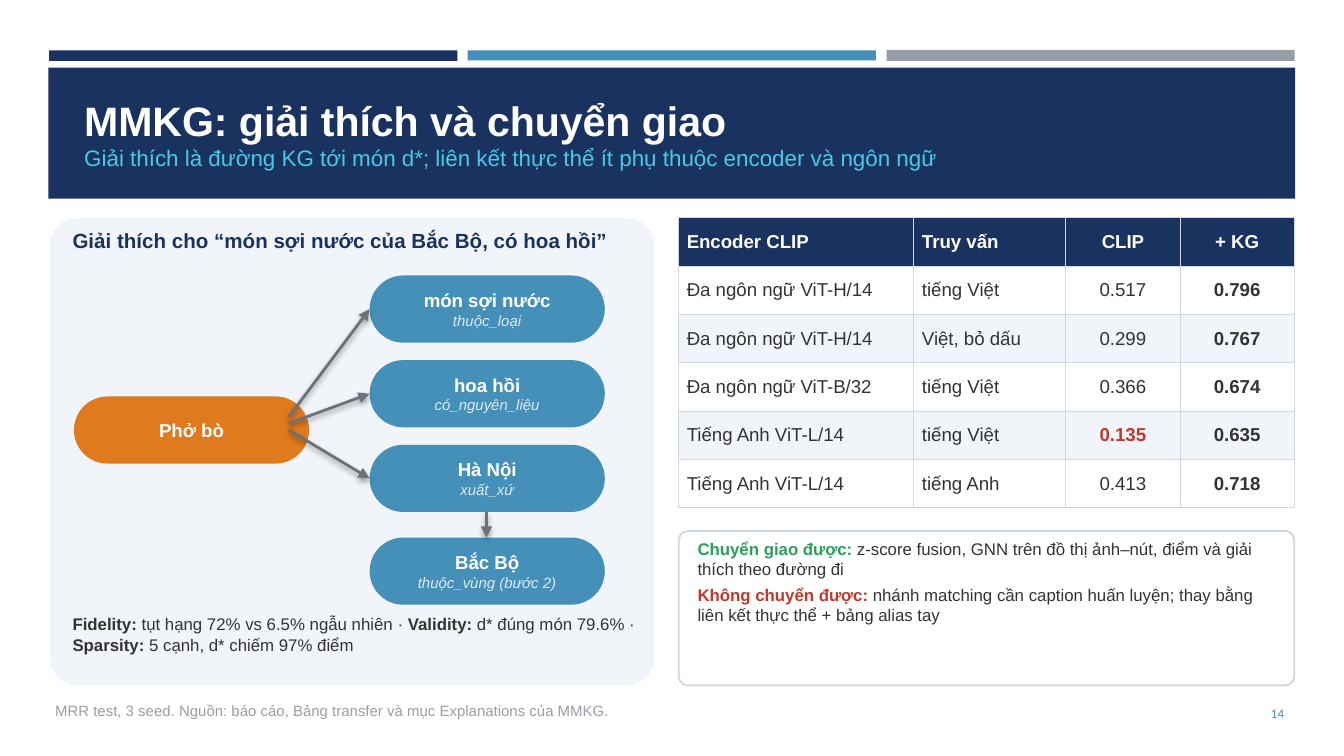
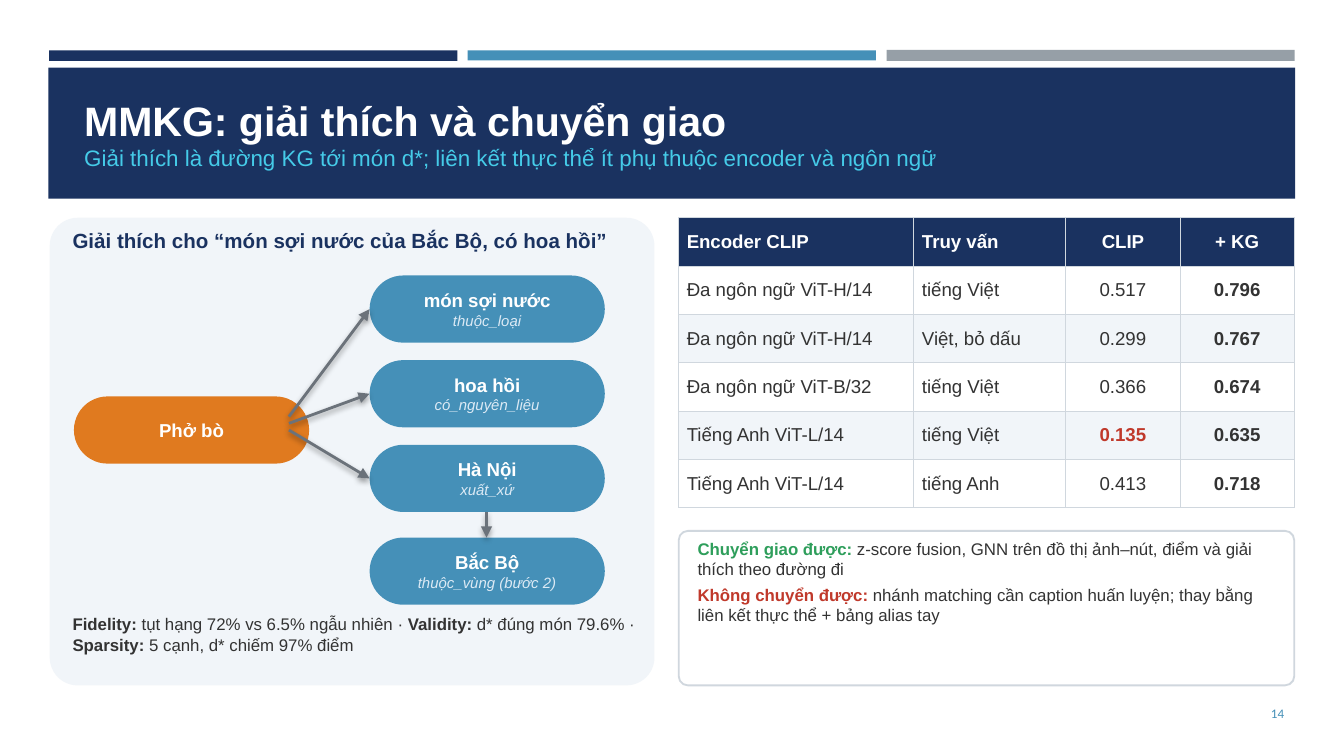
Before and after one commit to trinhphamtrunghieu/du-lieu-do-thi, a slide deck: slide 14 of docs/Project03_Slides.pptx. Drawn at 1344x756 pixels with LibreOffice and Linux fonts; fonts in the diff are those of the drawing. Boxes give left, top, right and bottom in pixels: in the first picture for what was removed or moved away, otherwise in the second. Text is boxed around its words. In the diff, an @@ line names an element or a change of style, - is before the commit and + after.

```diff
--- a/docs/Project03_Slides.pptx
+++ b/docs/Project03_Slides.pptx
@@ text removed at bbox=[55, 704, 609, 719] @@
-MRR test, 3 seed. Nguồn: báo cáo, Bảng transfer và mục Explanations của MMKG.
```
Also in this commit, not shown: 13 other slides changed.
